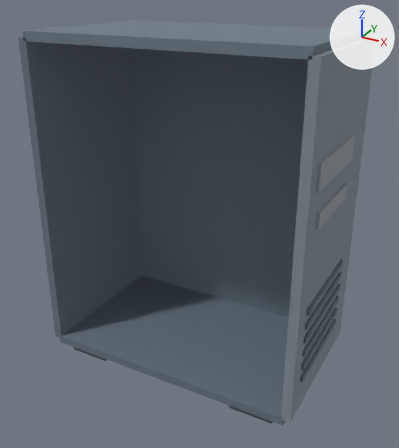
What one commit did to the OBJ model EntidadesGraficas/diseños3d/piezas/gabinete_chasis.obj.
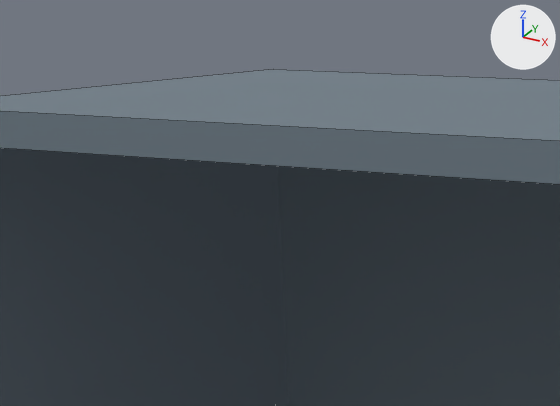
The first picture shows the older version from a 50 mm camera at (0.286, -0.518, 0.232) aimed at (0.005, -0.007, -0.023). The close-ups show the older and then the newer version on the part from 13% to 53% of the width and 0% to 26% of the height of that picture. Only the edits that show in the close-ups are written down. Every picture has the same lights, and +X, +Y and +Z are marked at upper right. The close-ups show mesh edges as thin lines. Where no turn or scale is listed for an object, it has been applied to the vertices.

Names of what the first close-up shows: 'gabinete_chasis.001', 'gabinete_chasis.002', 'gabinete_chasis.004'.
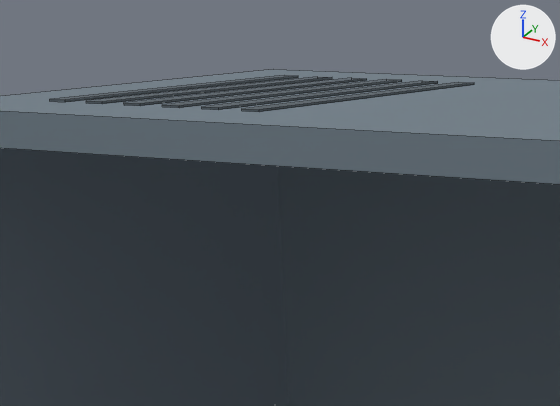
Pixel boxes [x1, y1, x2, y2] of what changed, in the close-ups (560 x 406 px):
'gabinete_chasis.037', added: after [242, 82, 474, 112]
'gabinete_chasis.036', added: after [202, 81, 438, 110]
'gabinete_chasis.035', added: after [162, 79, 402, 108]
'gabinete_chasis.034', added: after [124, 78, 367, 106]
'gabinete_chasis.033', added: after [86, 77, 332, 104]
'gabinete_chasis.032', added: after [50, 75, 298, 102]

The change in detail:
Material 'mat_161c21' (mat_mat_161c21) is new.
Its base color is (0.0863, 0.11, 0.129) (greyish blue #535d65).
Its roughness is 0.9.
Mesh me_gabinete_chasis_037 is new.
It is a box spanning x -0.053..-0.047, y -0.06..0.06, z 0.187..0.1876.
It uses material mat_mat_161c21 (greyish blue #535d65).
Mesh me_gabinete_chasis_036 is new.
It is a box spanning x -0.067..-0.061, y -0.06..0.06, z 0.187..0.1876.
It uses material mat_mat_161c21 (greyish blue #535d65).
Mesh me_gabinete_chasis_035 is new.
It is a box spanning x -0.081..-0.075, y -0.06..0.06, z 0.187..0.1876.
It uses material mat_mat_161c21 (greyish blue #535d65).
Mesh me_gabinete_chasis_034 is new.
It is a box spanning x -0.095..-0.089, y -0.06..0.06, z 0.187..0.1876.
It uses material mat_mat_161c21 (greyish blue #535d65).
Mesh me_gabinete_chasis_033 is new.
It is a box spanning x -0.109..-0.103, y -0.06..0.06, z 0.187..0.1876.
It uses material mat_mat_161c21 (greyish blue #535d65).
Mesh me_gabinete_chasis_032 is new.
It is a box spanning x -0.123..-0.117, y -0.06..0.06, z 0.187..0.1876.
It uses material mat_mat_161c21 (greyish blue #535d65).
Object 'gabinete_chasis.037' (ob_gabinete_chasis_037) is new; it shows me_gabinete_chasis_037.
Its location is (0.0, 0.0, 0.0).
Object 'gabinete_chasis.036' (ob_gabinete_chasis_036) is new; it shows me_gabinete_chasis_036.
Its location is (0.0, 0.0, 0.0).
Object 'gabinete_chasis.035' (ob_gabinete_chasis_035) is new; it shows me_gabinete_chasis_035.
Its location is (0.0, 0.0, 0.0).
Object 'gabinete_chasis.034' (ob_gabinete_chasis_034) is new; it shows me_gabinete_chasis_034.
Its location is (0.0, 0.0, 0.0).
Object 'gabinete_chasis.033' (ob_gabinete_chasis_033) is new; it shows me_gabinete_chasis_033.
Its location is (0.0, 0.0, 0.0).
Object 'gabinete_chasis.032' (ob_gabinete_chasis_032) is new; it shows me_gabinete_chasis_032.
Its location is (0.0, 0.0, 0.0).
